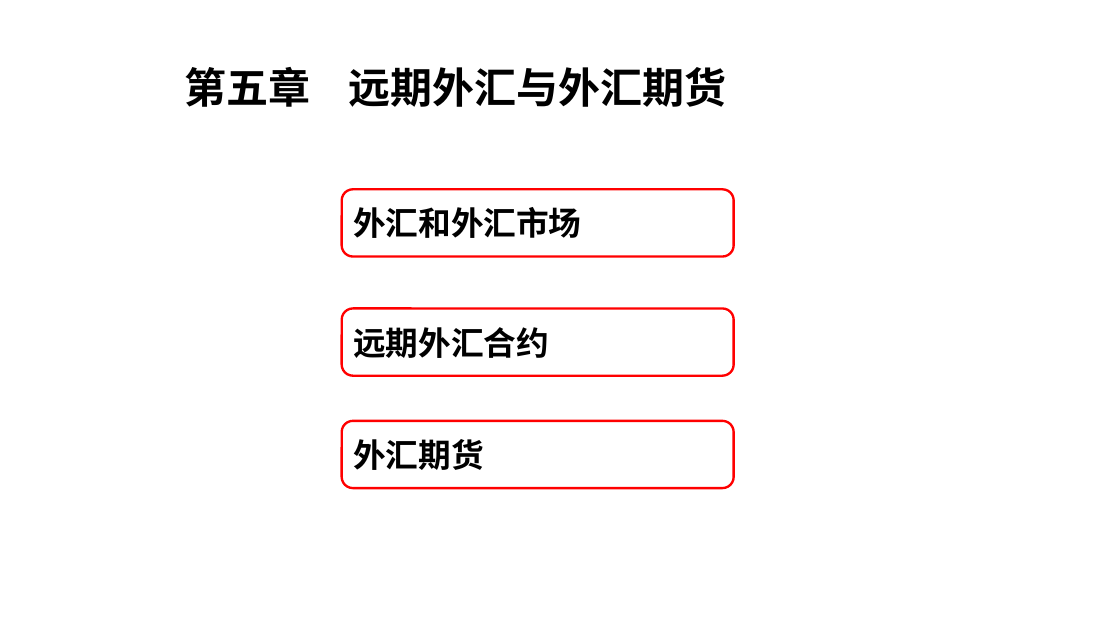
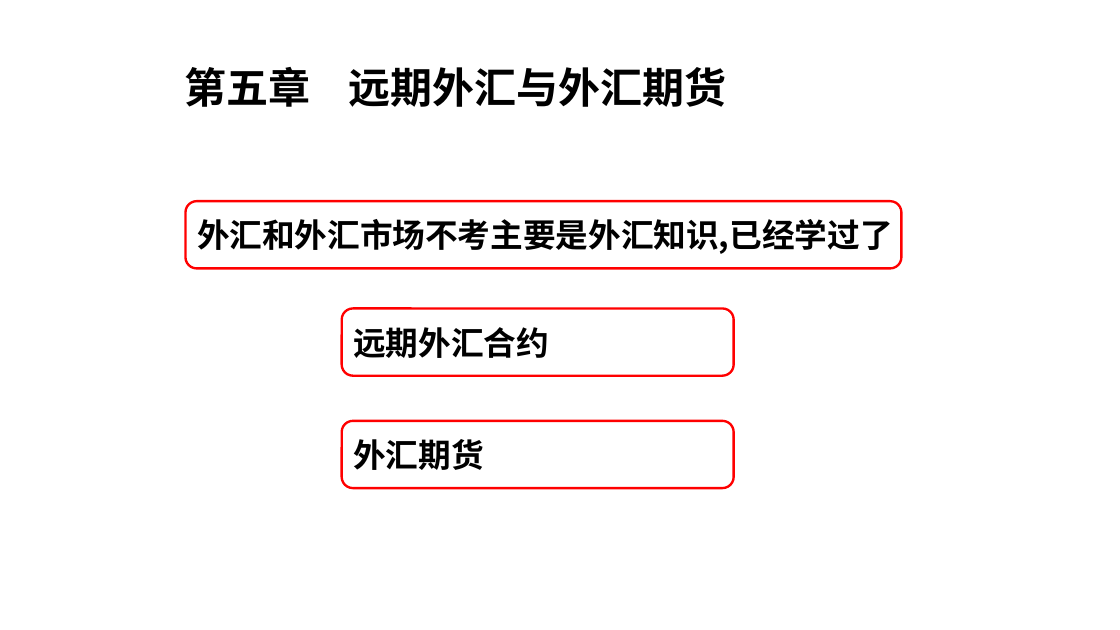
Before and after one commit to yunfengxs/my-Papers, a slide deck: slide 1 of 金工/金工五六144.pptx. Drawn at 1120x630 pixels with LibreOffice and Linux fonts; fonts in the diff are those of the drawing. Boxes give left, top, right and bottom in pixels: in the first picture for what was removed or moved away, otherwise in the second. Text is boxed around its words. In the diff, an @@ line names an element or a change of style, - is before the commit and + after.

```diff
--- a/金工/金工五六144.pptx
+++ b/金工/金工五六144.pptx
@@ rounded rectangle "外汇和外汇市场不考主要是外汇知识,已经学过了" resized from (x1=342, y1=189, x2=734, y2=256) to (x1=186, y1=201, x2=902, y2=268) @@
@@ text in rounded rectangle at (x1=197, y1=219, x2=893, y2=254): text changed @@
-外汇和外汇市场
+外汇和外汇市场不考主要是外汇知识,已经学过了
```
Also in this commit, not shown: 6 other slides changed, 21 slides removed, 15 other files.
